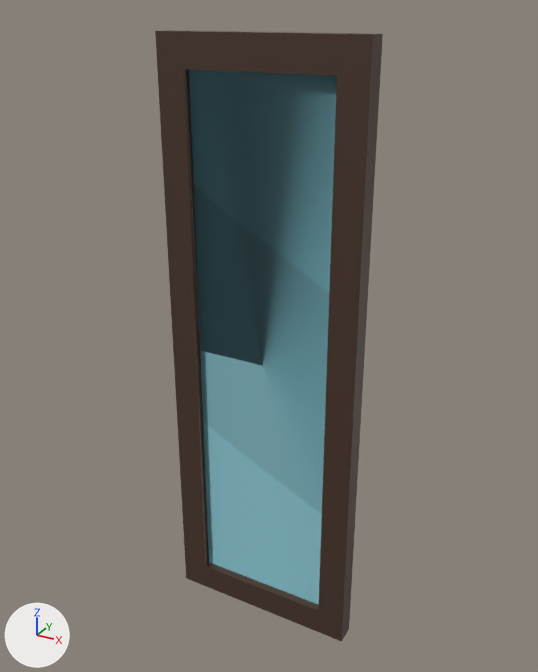
The FBX model Assets/Prefabs/Mesh/Window/window_small.fbx, before and after one commit.
The view is the same before and after, from a 50 mm camera at (-3.27, -3.36, 3.09) aimed at (-4.87, -0.44, 1.63). Every picture has the same lights, and +X, +Y and +Z are marked at lower left. The older version comes first. Where no turn or scale is listed for an object, it has been applied to the vertices.

Script lines for the objects in view, before the commit:
```python
me_cube_016 = bpy.data.meshes.new('Cube.016')
me_cube_016.from_pydata(...)  # 28 vertices, 30 faces; spans x -0.5..0.5, y -0.05..0.05, z 0.0..3.0
me_cube_016.materials.append(mat_windows_small)  # picture img_windows_small_png
ob_mesh_windowsmall = bpy.data.objects.new('mesh_WindowSmall', me_cube_016)
ob_mesh_windowsmall.location = (-4.87, -0.5, 0.0)
```
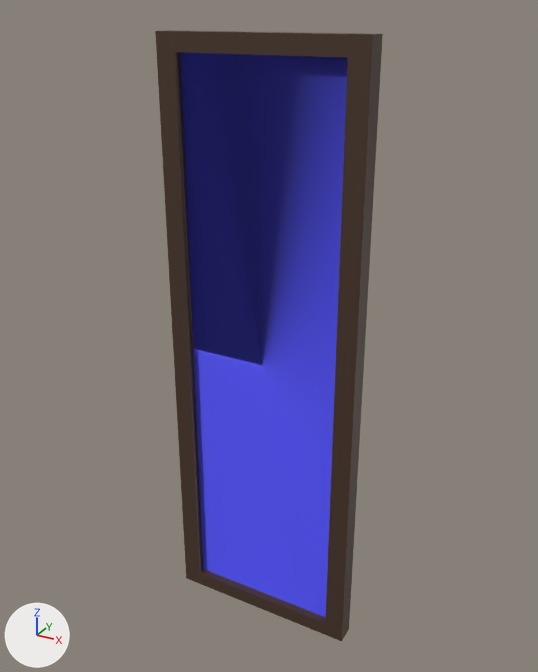
The newer file is also turned or shifted as a whole; pictures and numbers use the older file's frame.

Boxes (x1, y1, x2, y2) around the edits, measured in the pictures (538 x 672 px; the box of a moved part takes in the faces that stretch with it):
'mesh_WindowSmall', reshaped, recoloured (cyan to blue): (155, 30, 383, 641) in both
part 1 of me_cube_016, moved or reshaped: (173, 50, 350, 624) in both
part 2 of me_cube_016, recoloured: before (318, 61, 350, 621); after (325, 56, 350, 624)
part 3 of me_cube_016, recoloured (cyan to blue): before (189, 69, 337, 605); after (180, 52, 348, 617)

The change, as a list of edits to the scene's bpy script:
```text
Add mat_bluearrow:
    mat_bluearrow = principled_material('BlueArrow')
    mat_bluearrow.base_color = (0.0908, 0.0908, 1.0)  # blue #5555ff
    mat_bluearrow.roughness = 1.0
Add mat_wooddark:
    mat_wooddark = principled_material('WoodDark')
    mat_wooddark.base_color = (0.0685, 0.0356, 0.0212)  # brown #4a3528
Change me_cube_016:
    where me_cube_016.from_pydata(...)  # 28 vertices, 30 faces; spans x -0.5..0.5, y -0.05..0.05, z 0.0..3.0
    used by ob_mesh_windowsmall; location = (-4.87, -0.5, 0.0)
    me_cube_016 part 1: all 16 vertices in x -0.36..0.36, y -0.05..0.05, z 0.15..2.85 are scaled about their middle by (1.12, 0.995, 1.05)
    me_cube_016 part 2: all 7 faces centred in x 0.36..0.5, y -0.05..0.05, z 1.5 switch from mat_windows_small (picture img_windows_small_png) to mat_wooddark (brown #4a3528)
    me_cube_016 part 3: all 2 faces centred in x 0.0, y -0.01..0.02, z 1.5 switch from mat_windows_small (picture img_windows_small_png) to mat_bluearrow (blue #5555ff)
```
